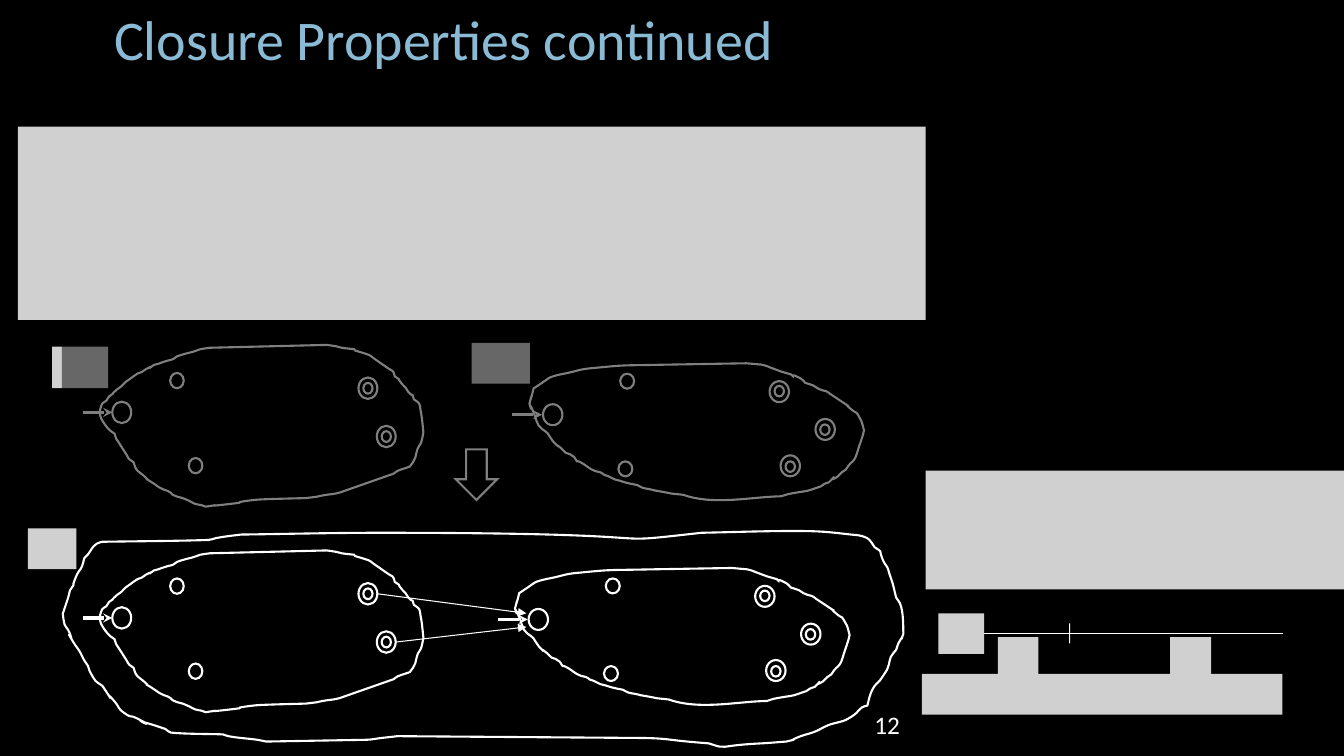
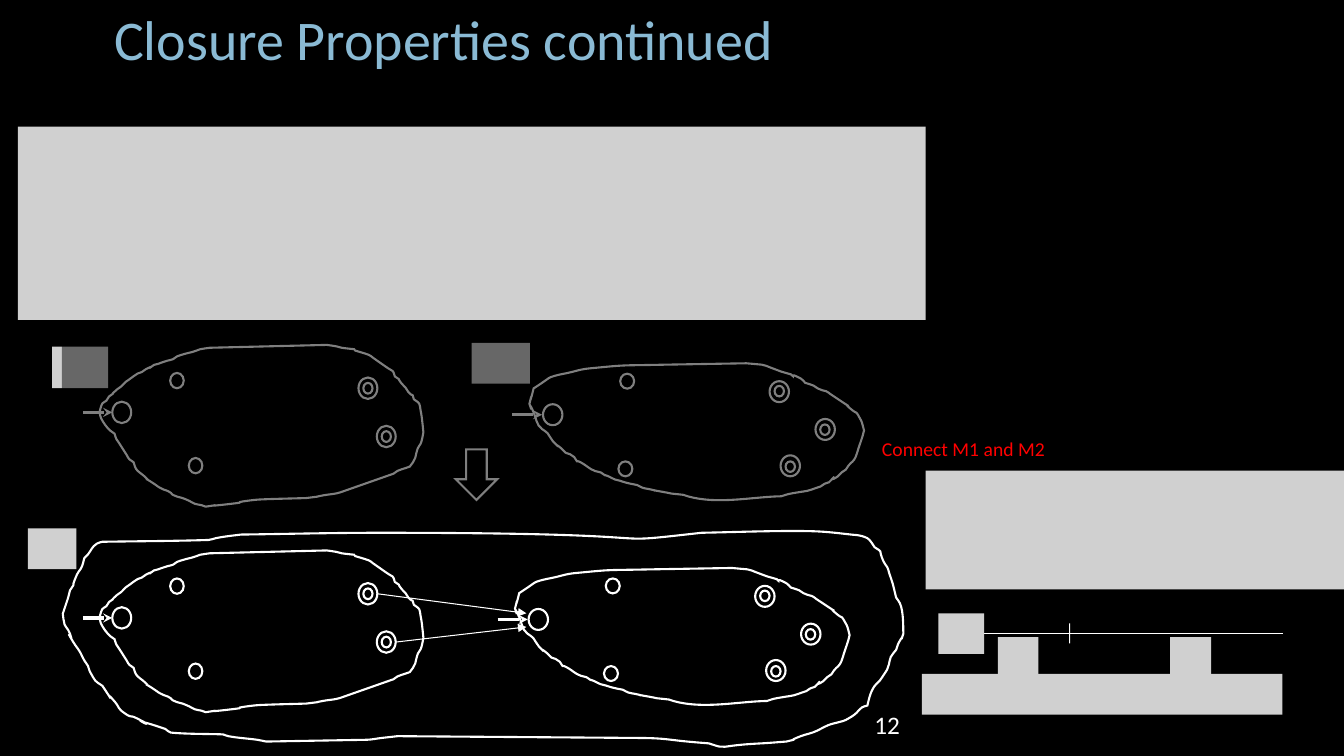
Before and after one commit to Angold-4/AngoCS, a slide deck: slide 13 of MIT 6.840/lectures/lecture01/MIT18_404f20_lec1.pptx (slide 12 before the commit). Drawn at 1344x756 pixels with LibreOffice and Linux fonts; fonts in the diff are those of the drawing; grey boxes stand for pictures. Boxes give left, top, right and bottom in pixels: in the first picture for what was removed or moved away, otherwise in the second. Text is boxed around its words. In the diff, an @@ line names an element or a change of style, - is before the commit and + after.

```diff
--- a/MIT 6.840/lectures/lecture01/MIT18_404f20_lec1.pptx
+++ b/MIT 6.840/lectures/lecture01/MIT18_404f20_lec1.pptx
@@ text added at (882,442,1045,456), 14 pt, text #FF0000 @@
+Connect M1 and M2
```
Also in this commit, not shown: 6 other slides changed, 1 slide added, 10 other files.
